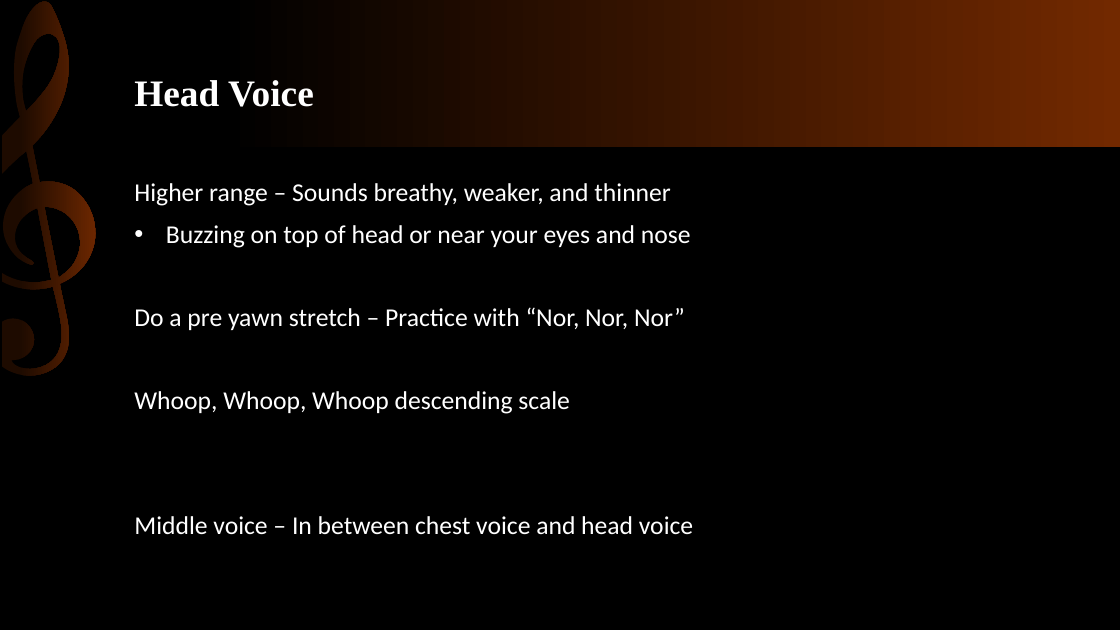
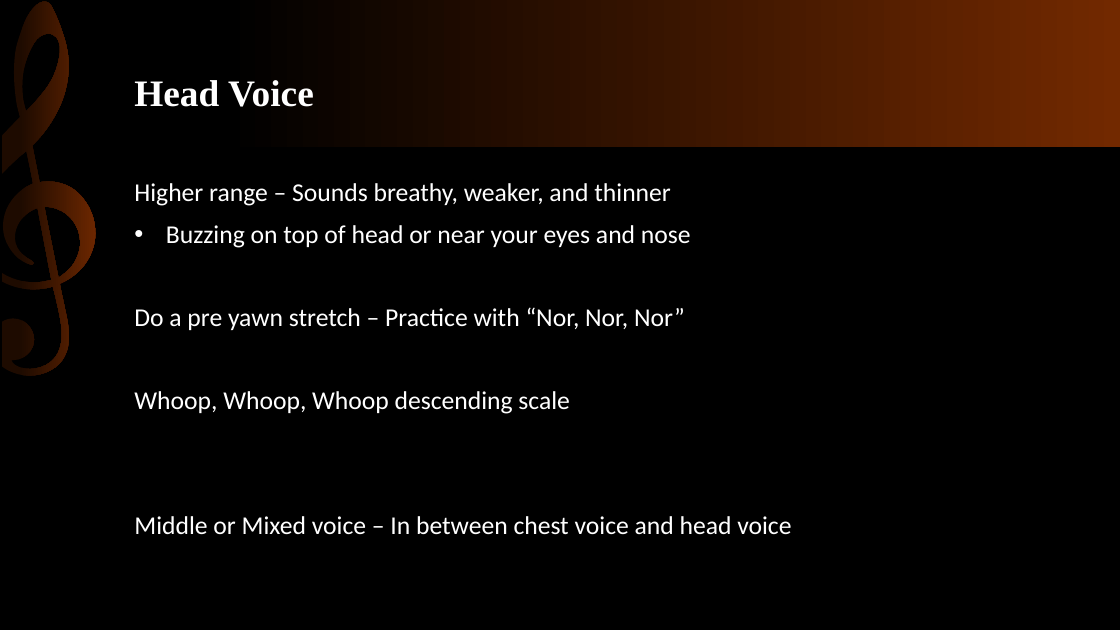
Before and after one commit to KnowledgeMavens/Science-Tech, a slide deck: slide 10 of Singing Basics 02-03-18/SInging Basics.pptx (slide 9 before the commit). Drawn at 1120x630 pixels with LibreOffice and Linux fonts; fonts in the diff are those of the drawing. Boxes give left, top, right and bottom in pixels: in the first picture for what was removed or moved away, otherwise in the second. Text is boxed around its words. In the diff, an @@ line names an element or a change of style, - is before the commit and + after.

```diff
--- a/Singing Basics 02-03-18/SInging Basics.pptx
+++ b/Singing Basics 02-03-18/SInging Basics.pptx
@@ text at [134, 516, 791, 535]: text changed @@
-Middle voice – In between chest voice and head voice
+Middle or Mixed voice – In between chest voice and head voice
```
Also in this commit, not shown: 6 other slides changed, 1 slide added, 1 other file.
